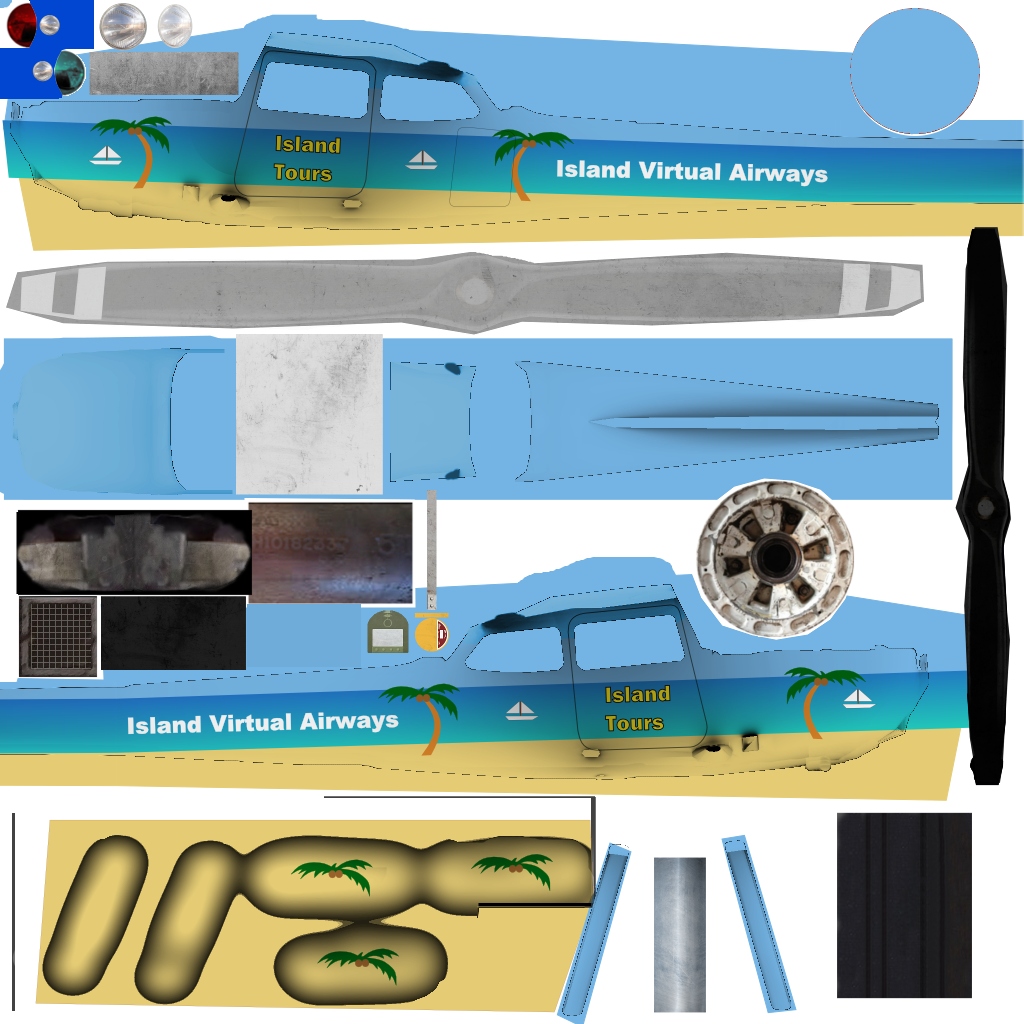
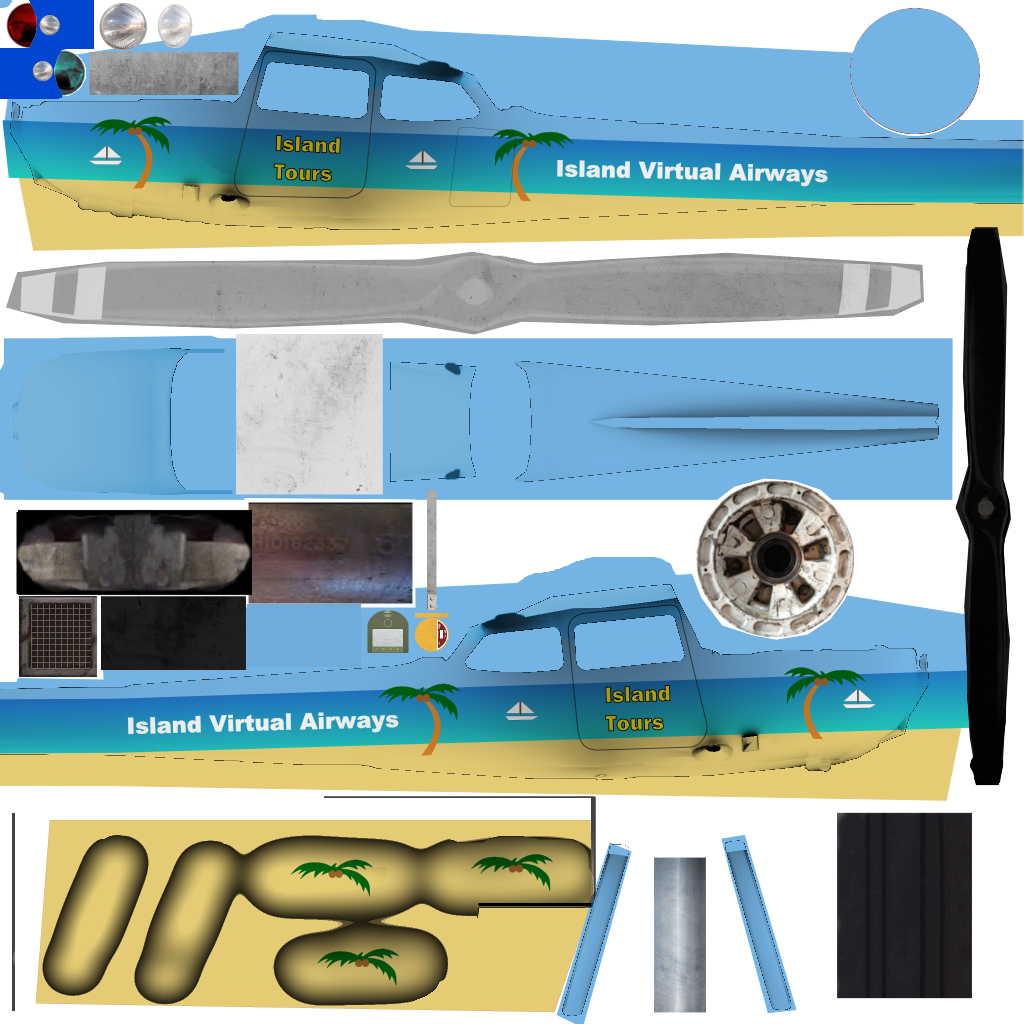
The second 1024×1024 image is a revision of the first. Changes to its layers:
added layer "Clipboard #9" above "Clipboard #7" over [318, 190, 626, 780]
